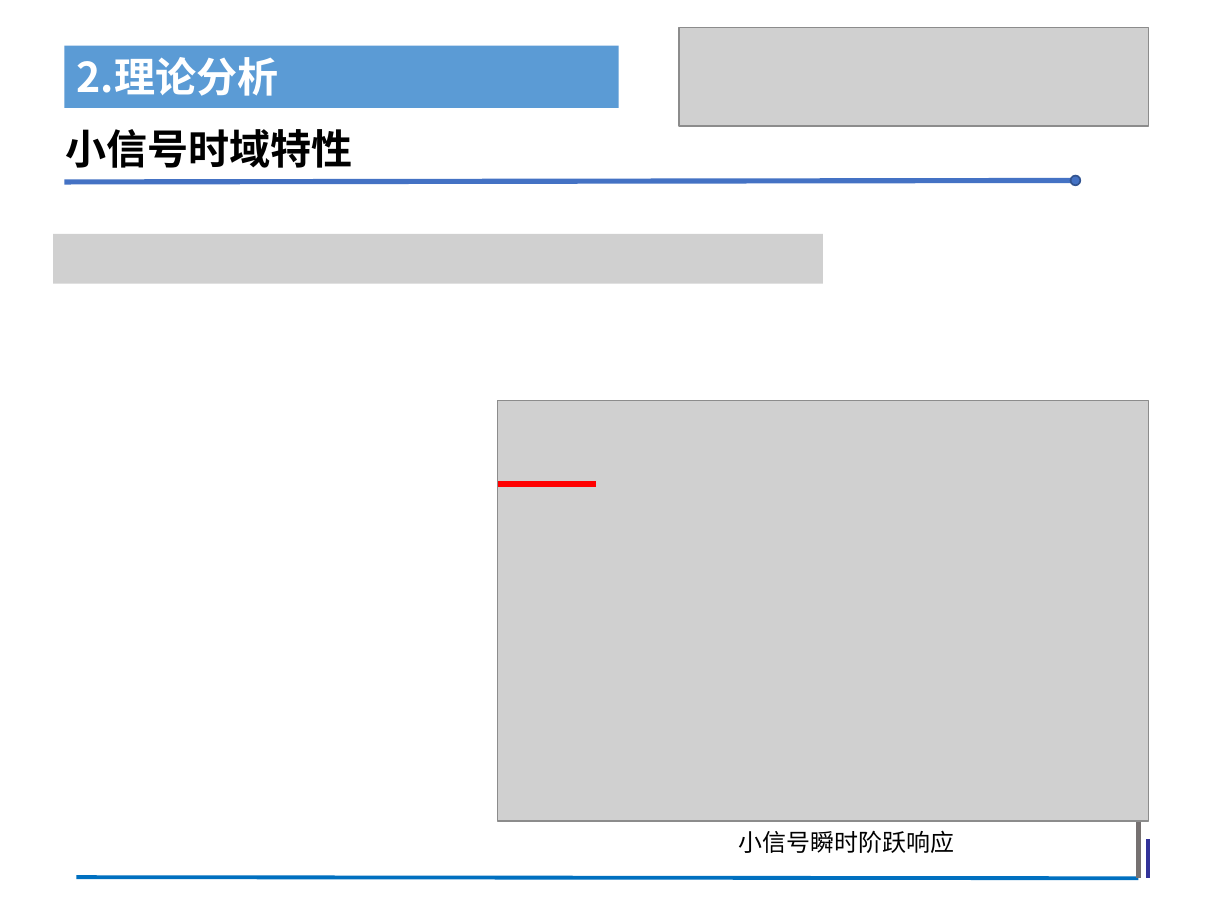
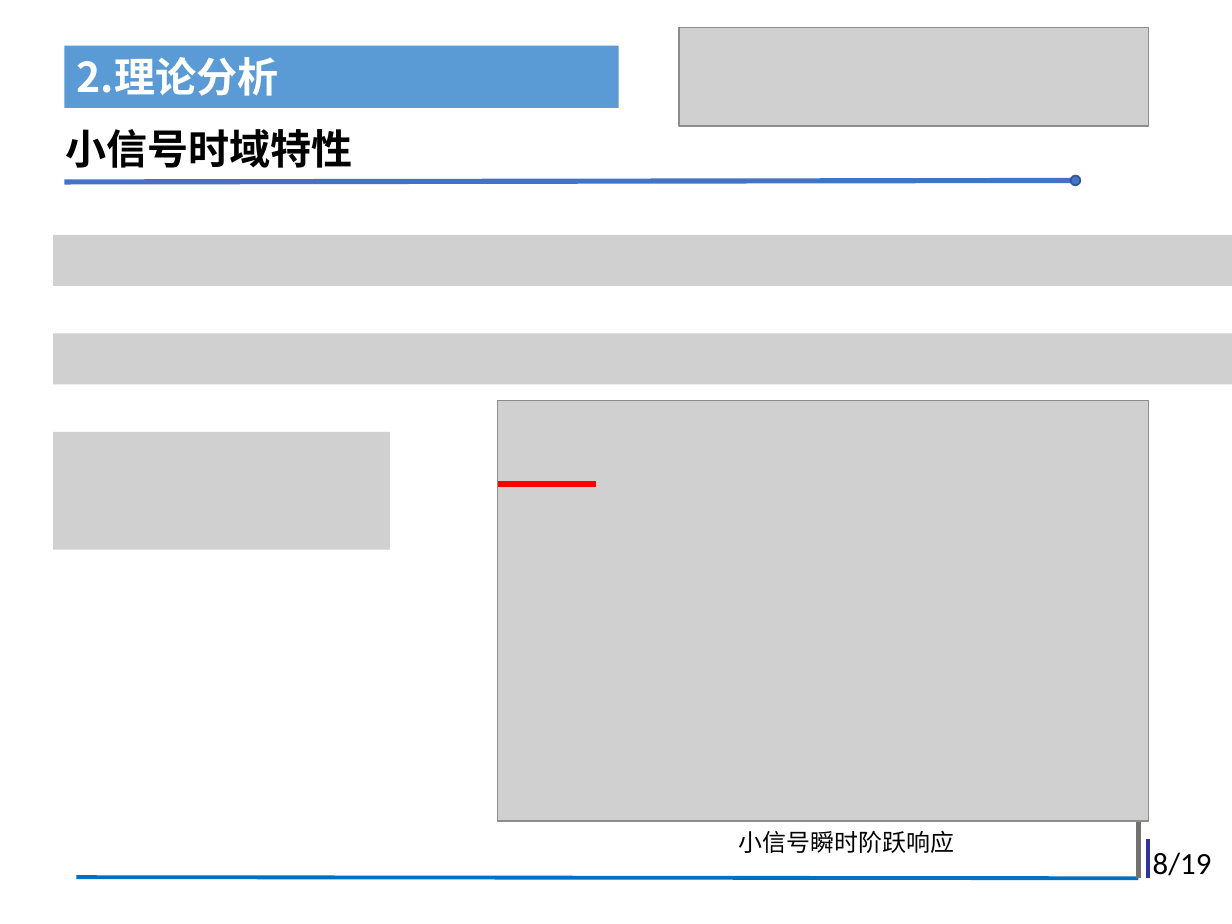
Before and after one commit to Wu-30MKI/Directly-Modulated-Laser, a slide deck: slide 8 of 组会-吴冀亮.pptx (slide 7 before the commit). Drawn at 1232x924 pixels with LibreOffice and Linux fonts; fonts in the diff are those of the drawing; grey boxes stand for pictures. Boxes give left, top, right and bottom in pixels: in the first picture for what was removed or moved away, otherwise in the second. Text is boxed around its words. In the diff, an @@ line names an element or a change of style, - is before the commit and + after.

```diff
--- a/组会-吴冀亮.pptx
+++ b/组会-吴冀亮.pptx
@@ picture: place and size @@
-picture at <box>53,234,823,283</box>
+picture at <box>53,235,1232,286</box>
@@ picture added at <box>53,334,1232,384</box> @@
@@ picture added at <box>53,432,389,551</box> @@
@@ text added at <box>1153,852,1212,876</box>, 18 pt, text #000000 @@
+8/19
```
Also in this commit, not shown: 7 other slides changed, 11 slides added, 9 slides removed.
